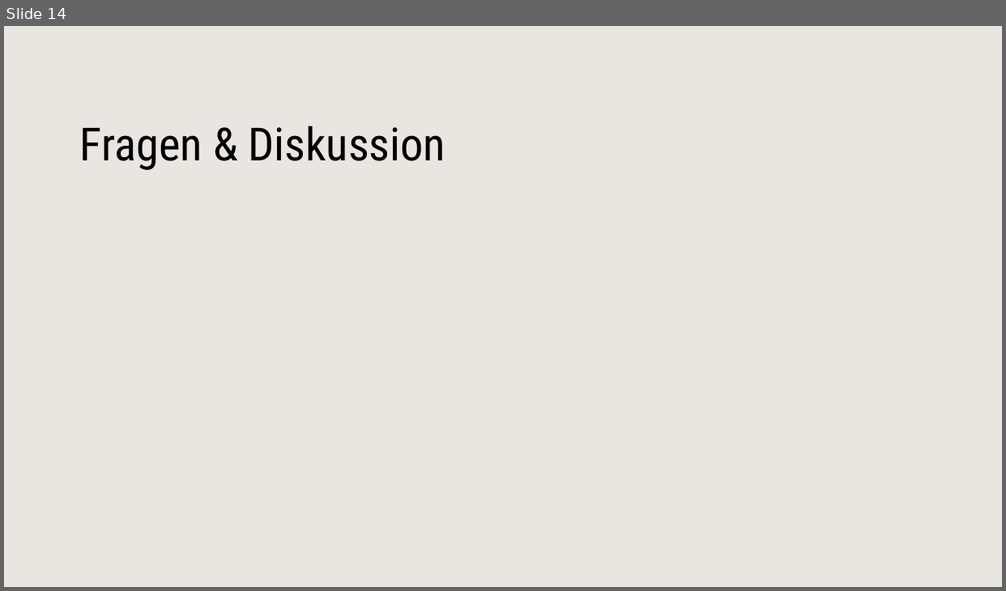
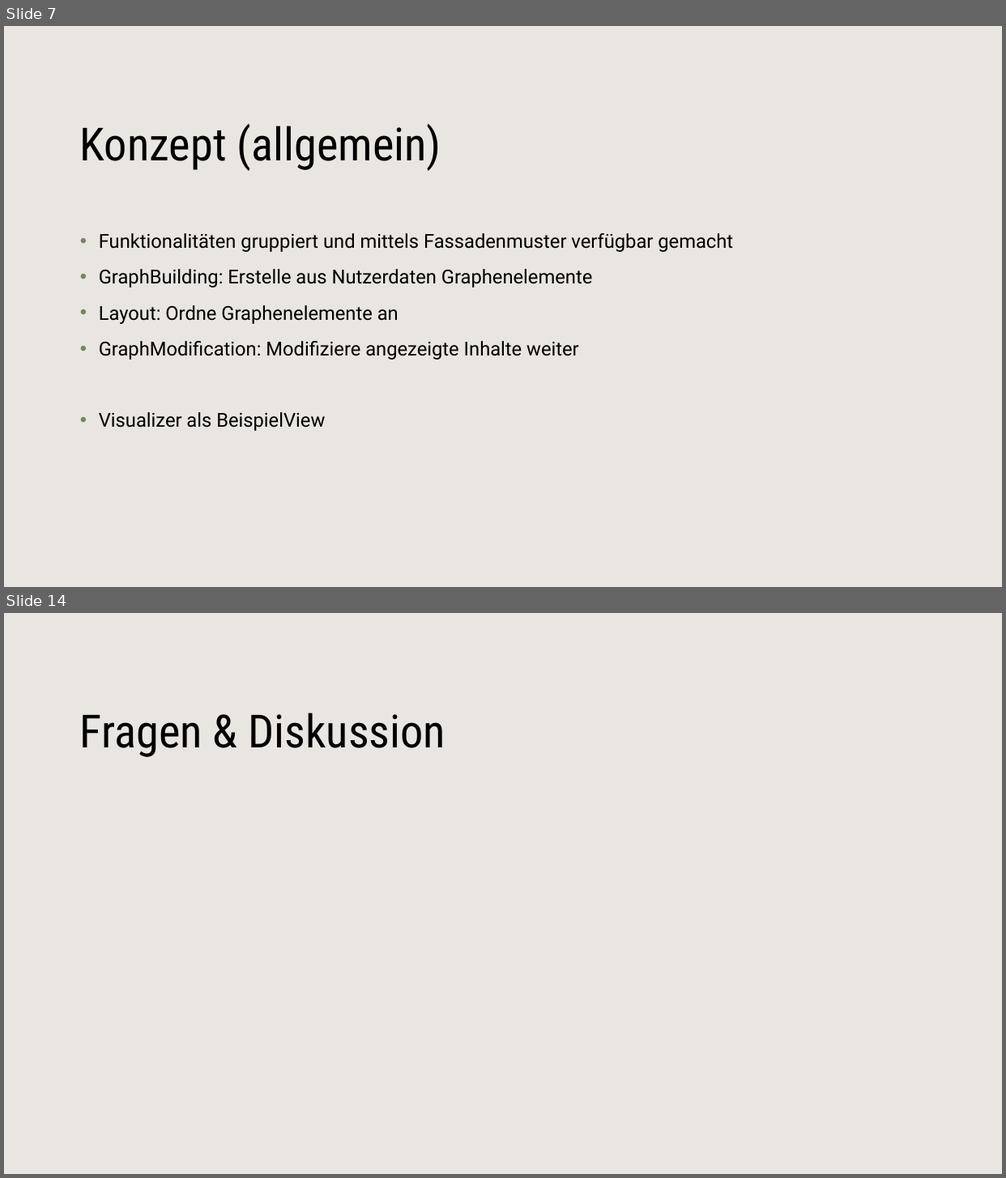
Before and after one commit to ZhRaL/MilitaryIdleGame, a slide deck: Skizzen/verteidigunspräsi.pptx. Shown one above the other, each under a label of ours: slide 14 before the commit, slides 7 and 14 after it; the slides between them are not shown. The pictures are 1006x591 and 1006x1178 pixels, drawn with LibreOffice and Linux fonts; fonts in the diff are those of the drawing; background and template pictures are left out. Boxes give left, top, right and bottom in pixels: in the first picture for what was removed or moved away, otherwise in the second. Text is boxed around its words. In the diff, an @@ line names an element or a change of style, - is before the commit and + after.

```diff
--- a/Skizzen/verteidigunspräsi.pptx
+++ b/Skizzen/verteidigunspräsi.pptx
@@ slide 7 added at (x1=4, y1=26, x2=1002, y2=587), background #FFFFFF; not listed: 1 template element that a slide beside it also shows @@
@@ text added at (x1=80, y1=124, x2=441, y2=171), 44 pt, text #000000 @@
+Konzept (allgemein)
@@ text added at (x1=99, y1=233, x2=733, y2=431), 18.5 pt, text #000000 @@
+• Funktionalitäten gruppiert und mittels Fassadenmuster verfügbar gemacht
+• GraphBuilding: Erstelle aus Nutzerdaten Graphenelemente
+• Layout: Ordne Graphenelemente an
+• GraphModification: Modifiziere angezeigte Inhalte weiter
+• Visualizer als BeispielView
```
Also in this commit, not shown: 3 slides changed, 9 other slides added, 10 slides removed, 13 other files.
